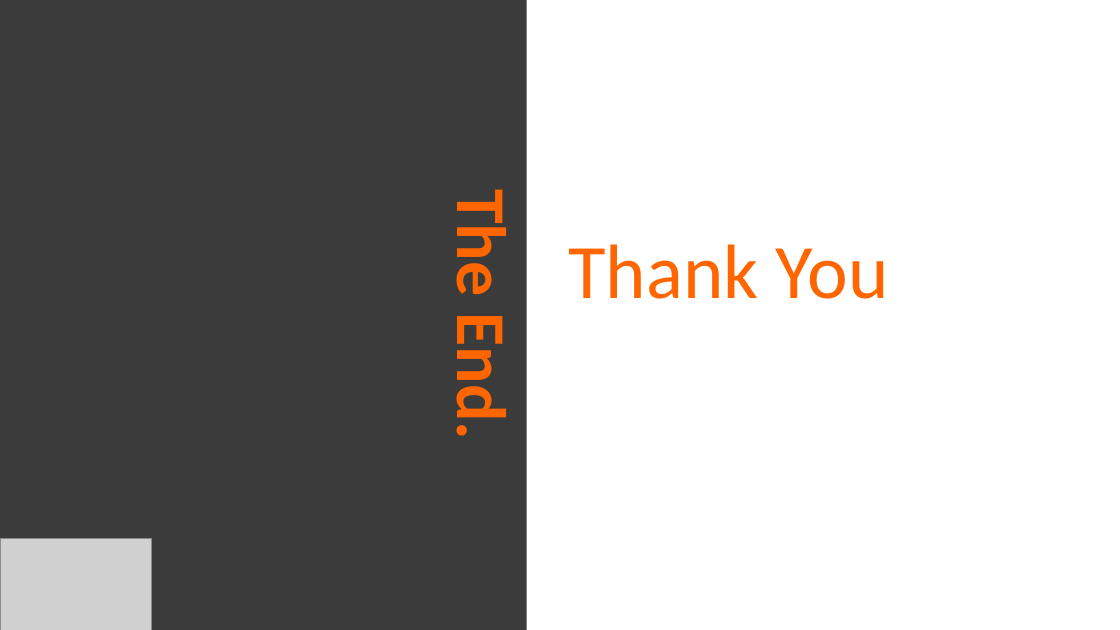
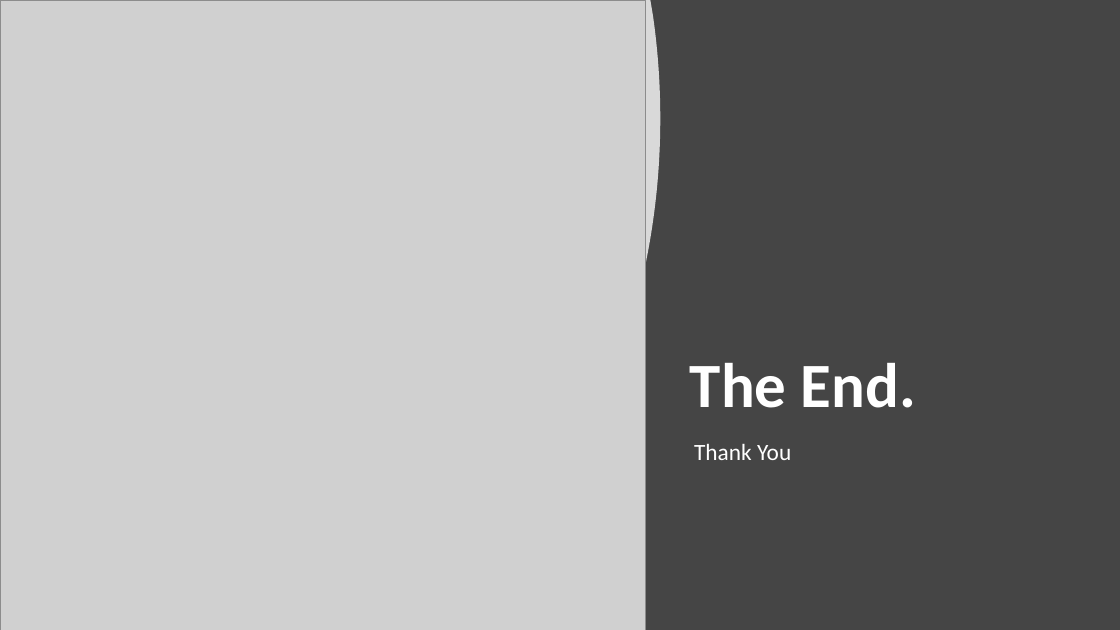
Before and after one commit to EMILYWYAO/Data-Glacier-Internship, a slide deck: slide 21 of Week 11/EDA Presentation.pptx (slide 16 before the commit). Drawn at 1120x630 pixels with LibreOffice and Linux fonts; fonts in the diff are those of the drawing; grey boxes stand for pictures. Boxes give left, top, right and bottom in pixels: in the first picture for what was removed or moved away, otherwise in the second. Text is boxed around its words. In the diff, an @@ line names an element or a change of style, - is before the commit and + after.

```diff
--- a/Week 11/EDA Presentation.pptx
+++ b/Week 11/EDA Presentation.pptx
@@ background #FFFFFF to #454545 @@
@@ freeform shape added at [0,0,660,630], fill #FFFFFF at 80% opacity @@
@@ picture added at [0,0,646,630] @@
@@ title "The End." at [690,363,916,408]: size 60 to 54 pt, text colour #FF6600 to #FFFFFF; alignment centre to left; vertical alignment top to bottom; fill #3B3B3B to none; rotation 90 to 0 degrees @@
@@ subtitle "Thank You": place and size @@
-subtitle "Thank You" at [568,244,889,299]
+subtitle "Thank You" at [694,444,791,460]
@@ subtitle "Thank You" at [694,444,791,460]: size 66 to 20 pt, text colour #FF6600 to #FFFFFF; alignment centre to left @@
@@ picture removed at [0,539,152,630] @@
```
Also in this commit, not shown: 4 other slides changed, 5 slides added, 3 other files.
